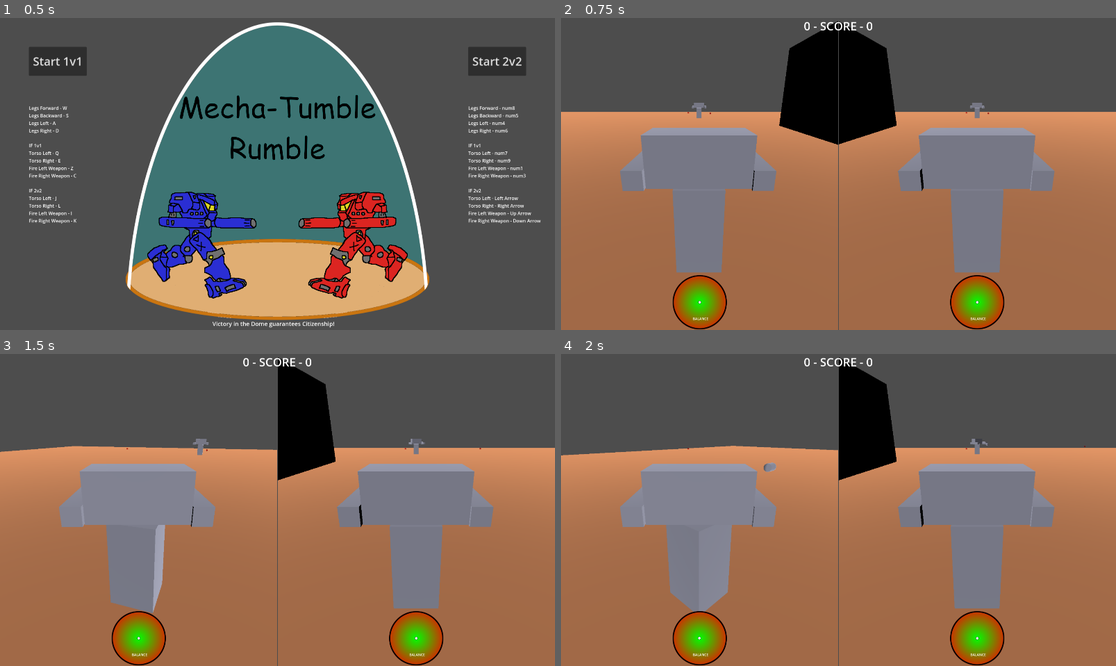
Above: before the commit, frames 1-4 (two rows, left to right).
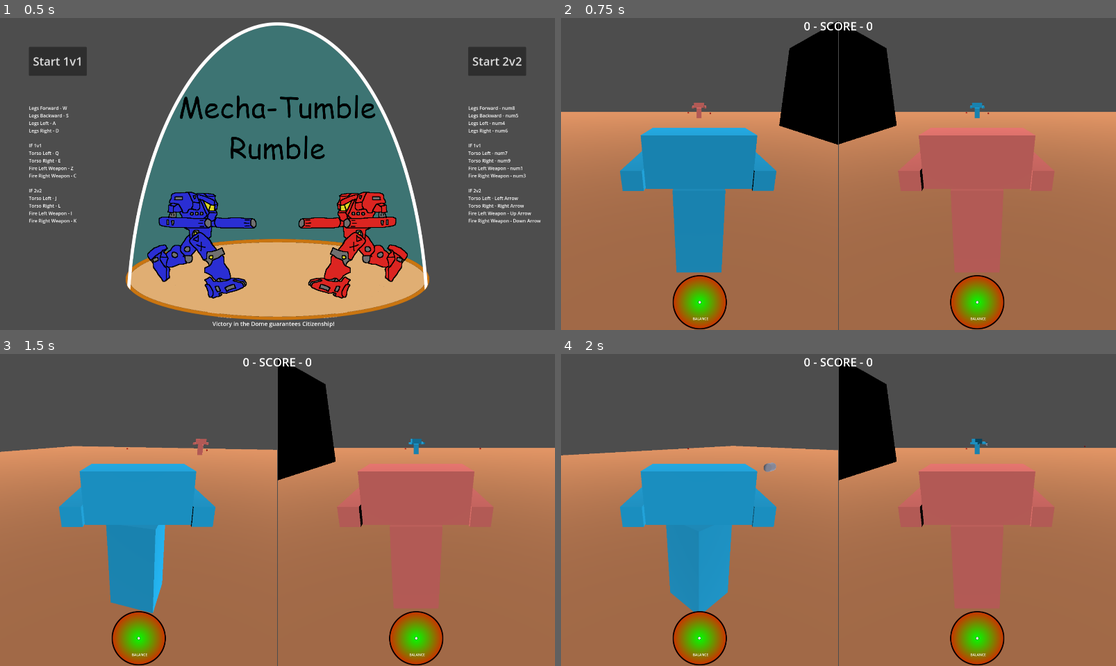
Above: after the commit, the same moments.

Repository: MatthewFyfe/MechOverFeels
Game: Godot game, scene res://Scenes/main_menu.tscn
Same seed, same stepped clock (60 frames per second), same inputs: the game is played once before the commit and once after it.
Inputs:
- Up to frame 1 (0.5 s): no input
- Up to frame 2 (0.75 s): click "Start 1v1" at 0.5 s
- Up to frame 3 (1.5 s): tap Enter at 1.25 s; hold C (fire_right_p1) from 1.28 s (still down); hold Q (aim_left_p1) from 1.28 s (still down)
- Up to frame 4 (2 s): keep holding C (fire_right_p1); keep holding Q (aim_left_p1)

Frame 1 is identical in both runs. In frame 2, 14% of the frame differs, in the area x 10-89%, y 27-82%; in frame 3, 14%; in frame 4, 15%, in the area x 10-89%, y 27-83%.
Error before the commit: Invalid access of index '1' on a base object of type: 'PackedStringArray'. (res://Scenes/TTS_Test.gd:8)
Error after the commit: Invalid access of index '1' on a base object of type: 'PackedStringArray'. (res://Scenes/TTS_Test.gd:11)

Commit message:
Main menu and game loop returns to menu after 3 points

Diff:
--- /dev/null
+++ b/mech-over-feels/Materials/blueTeam_material.tres
@@ -0,0 +1,4 @@
+[gd_resource type="StandardMaterial3D" format=3 uid="uid://bc5yrxoiunsq2"]
+
+[resource]
+albedo_color = Color(5.1018596e-06, 0.5470627, 0.74200267, 1)
--- a/mech-over-feels/Scenes/Debug_Test_Scene.tscn
+++ b/mech-over-feels/Scenes/Debug_Test_Scene.tscn
@@ -1,9 +1,11 @@
-[gd_scene load_steps=9 format=3 uid="uid://cnrujoeaxghfr"]
+[gd_scene load_steps=11 format=3 uid="uid://cnrujoeaxghfr"]
 
 [ext_resource type="Script" uid="uid://bpy635b15qgt8" path="res://Scenes/TTS_Test.gd" id="1_aviqd"]
 [ext_resource type="Material" uid="uid://fj2uap88ifag" path="res://Materials/test_ground_material.tres" id="1_lp07w"]
 [ext_resource type="PackedScene" uid="uid://2uofqysof0ec" path="res://Scenes/MechCharacter.tscn" id="2_vc1rf"]
+[ext_resource type="Material" uid="uid://bc5yrxoiunsq2" path="res://Materials/blueTeam_material.tres" id="3_8jrf2"]
 [ext_resource type="PackedScene" uid="uid://v0joiov0itsu" path="res://Scenes/hud_ui.tscn" id="3_aky2o"]
+[ext_resource type="Material" uid="uid://dmflj5avbmagq" path="res://Materials/enemy_material.tres" id="4_l04fk"]
 [ext_resource type="BoxMesh" uid="uid://cignox1amd840" path="res://Meshes/Debug_Ground.tres" id="5_ei7bx"]
 
 [sub_resource type="BoxShape3D" id="BoxShape3D_ei7bx"]
@@ -15,9 +17,10 @@
 [sub_resource type="BoxMesh" id="BoxMesh_hlpg0"]
 size = Vector3(10, 10, 10)
 
-[node name="DebugSceneRoot" type="Node3D"]
+[node name="DebugSceneRoot" type="Node3D" node_paths=PackedStringArray("victoryLabel")]
 process_mode = 3
 script = ExtResource("1_aviqd")
+victoryLabel = NodePath("CanvasLayer/HUD_UI/VictoryLabel")
 
 [node name="SplitScreenGridContainer" type="GridContainer" parent="."]
 process_mode = 1
@@ -46,6 +49,18 @@
 playerNumber = 1
 balanceOrbUI = NodePath("../../../../CanvasLayer/HUD_UI/BalanceOMeter1/BalanceOrb1")
 
+[node name="MechLowerBodyMesh" parent="SplitScreenGridContainer/P1_Screen/SubViewport/MechRoot_P1/MechLowerBody" index="0"]
+material_override = ExtResource("3_8jrf2")
+
+[node name="MechTorsoMesh" parent="SplitScreenGridContainer/P1_Screen/SubViewport/MechRoot_P1/MechLowerBody/MechTorso" index="1"]
+material_override = ExtResource("3_8jrf2")
+
+[node name="MechArmLMesh" parent="SplitScreenGridContainer/P1_Screen/SubViewport/MechRoot_P1/MechLowerBody/MechTorso/MechArms" index="0"]
+material_override = ExtResource("3_8jrf2")
+
+[node name="MechArmRMesh" parent="SplitScreenGridContainer/P1_Screen/SubViewport/MechRoot_P1/MechLowerBody/MechTorso/MechArms" index="1"]
+material_override = ExtResource("3_8jrf2")
+
 [node name="P2_Screen" type="SubViewportContainer" parent="SplitScreenGridContainer"]
 layout_mode = 2
 size_flags_horizontal = 3
@@ -63,6 +78,18 @@
 scoreLabel = NodePath("../../../../CanvasLayer/HUD_UI/ScoreLabel")
 playerNumber = 2
 balanceOrbUI = NodePath("../../../../CanvasLayer/HUD_UI/BalanceOMeter2/BalanceOrb2")
+
+[node name="MechLowerBodyMesh" parent="SplitScreenGridContainer/P2_Screen/SubViewport/MechRoot_P2/MechLowerBody" index="0"]
+material_override = ExtResource("4_l04fk")
+
+[node name="MechTorsoMesh" parent="SplitScreenGridContainer/P2_Screen/SubViewport/MechRoot_P2/MechLowerBody/MechTorso" index="1"]
+material_override = ExtResource("4_l04fk")
+
+[node name="MechArmLMesh" parent="SplitScreenGridContainer/P2_Screen/SubViewport/MechRoot_P2/MechLowerBody/MechTorso/MechArms" index="0"]
+material_override = ExtResource("4_l04fk")
+
+[node name="MechArmRMesh" parent="SplitScreenGridContainer/P2_Screen/SubViewport/MechRoot_P2/MechLowerBody/MechTorso/MechArms" index="1"]
+material_override = ExtResource("4_l04fk")
 
 [node name="DirectionalLight3D" type="DirectionalLight3D" parent="."]
 transform = Transform3D(1, 0, 0, 0, 1, 0, 0, 0, 1, 0, 13.112417, 0)
@@ -96,4 +123,6 @@
 mesh = SubResource("BoxMesh_hlpg0")
 skeleton = NodePath("../..")
 
+[editable path="SplitScreenGridContainer/P1_Screen/SubViewport/MechRoot_P1"]
+[editable path="SplitScreenGridContainer/P2_Screen/SubViewport/MechRoot_P2"]
 [editable path="CanvasLayer/HUD_UI"]
--- a/mech-over-feels/Scenes/TTS_Test.gd
+++ b/mech-over-feels/Scenes/TTS_Test.gd
@@ -1,5 +1,8 @@
 extends Node3D
 class_name TTS_Test
+
+@export var scoreLimit = 3
+@export var victoryLabel: Label
 
 # Called when the node enters the scene tree for the first time.
 func _ready() -> void:
@@ -21,4 +24,16 @@
 	print("reset")
 	await get_tree().create_timer(2.0).timeout # Waits for X seconds
 	get_tree().paused = false
-	pass
+
+	if(score1 >= scoreLimit):
+		victoryLabel.visible = true
+		victoryLabel.text = "BLUE WINS!"
+		victoryLabel.add_theme_color_override("font_color", Color.SKY_BLUE)
+		await get_tree().create_timer(2.0).timeout # Waits for X seconds
+		get_tree().change_scene_to_file("res://Scenes/main_menu.tscn")
+	if(score2 >= scoreLimit):
+		victoryLabel.visible = true
+		victoryLabel.text = "RED WINS!"
+		victoryLabel.add_theme_color_override("font_color", Color.DEEP_PINK)
+		await get_tree().create_timer(2.0).timeout # Waits for X seconds
+		get_tree().change_scene_to_file("res://Scenes/main_menu.tscn")
--- a/mech-over-feels/Scenes/hud_ui.tscn
+++ b/mech-over-feels/Scenes/hud_ui.tscn
@@ -41,3 +41,14 @@
 offset_bottom = 55.0
 theme_override_font_sizes/font_size = 40
 text = "0 - SCORE - 0"
+
+[node name="VictoryLabel" type="Label" parent="."]
+visible = false
+offset_left = 660.0
+offset_top = 300.0
+offset_right = 1260.0
+offset_bottom = 425.0
+theme_override_colors/font_color = Color(0, 1, 1, 1)
+theme_override_font_sizes/font_size = 90
+text = "BLUE WINS!"
+horizontal_alignment = 1
